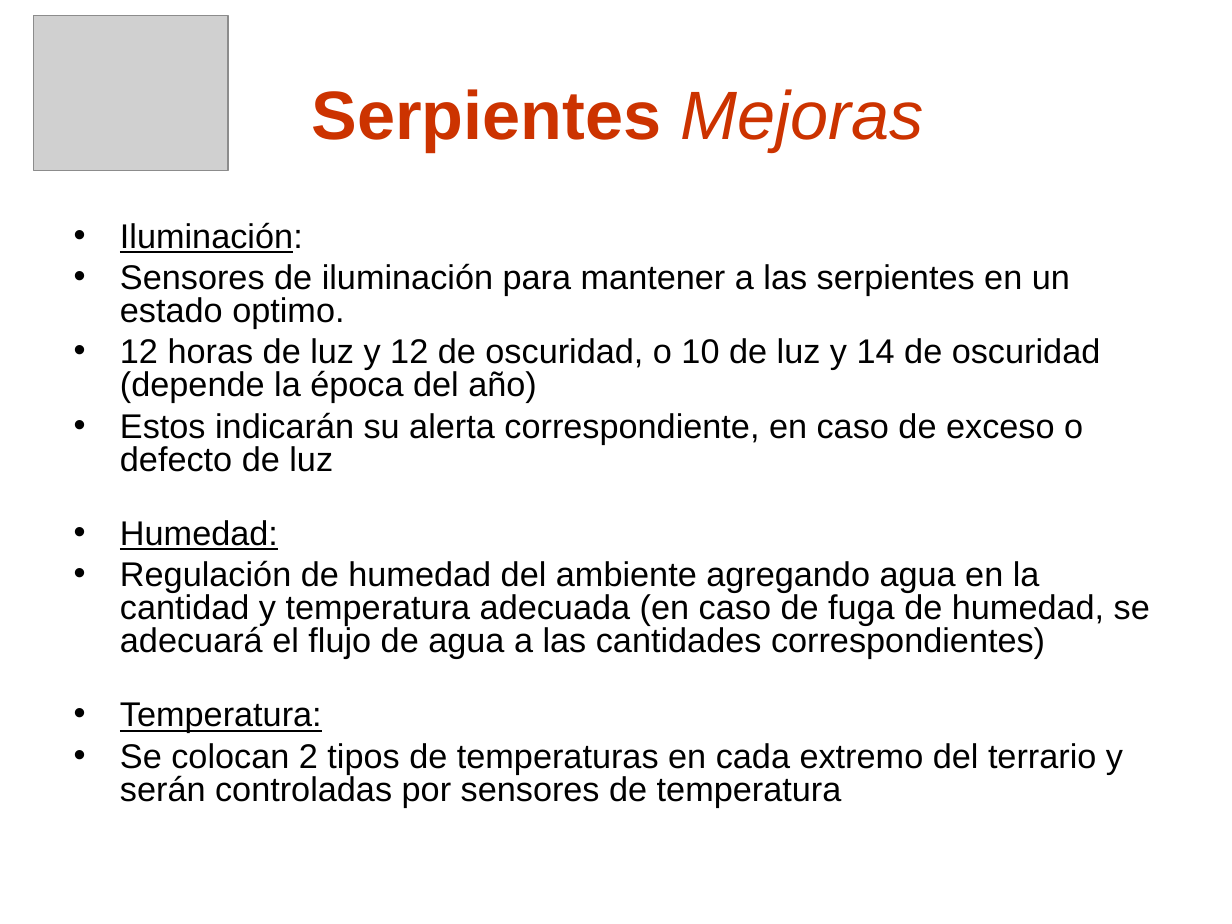
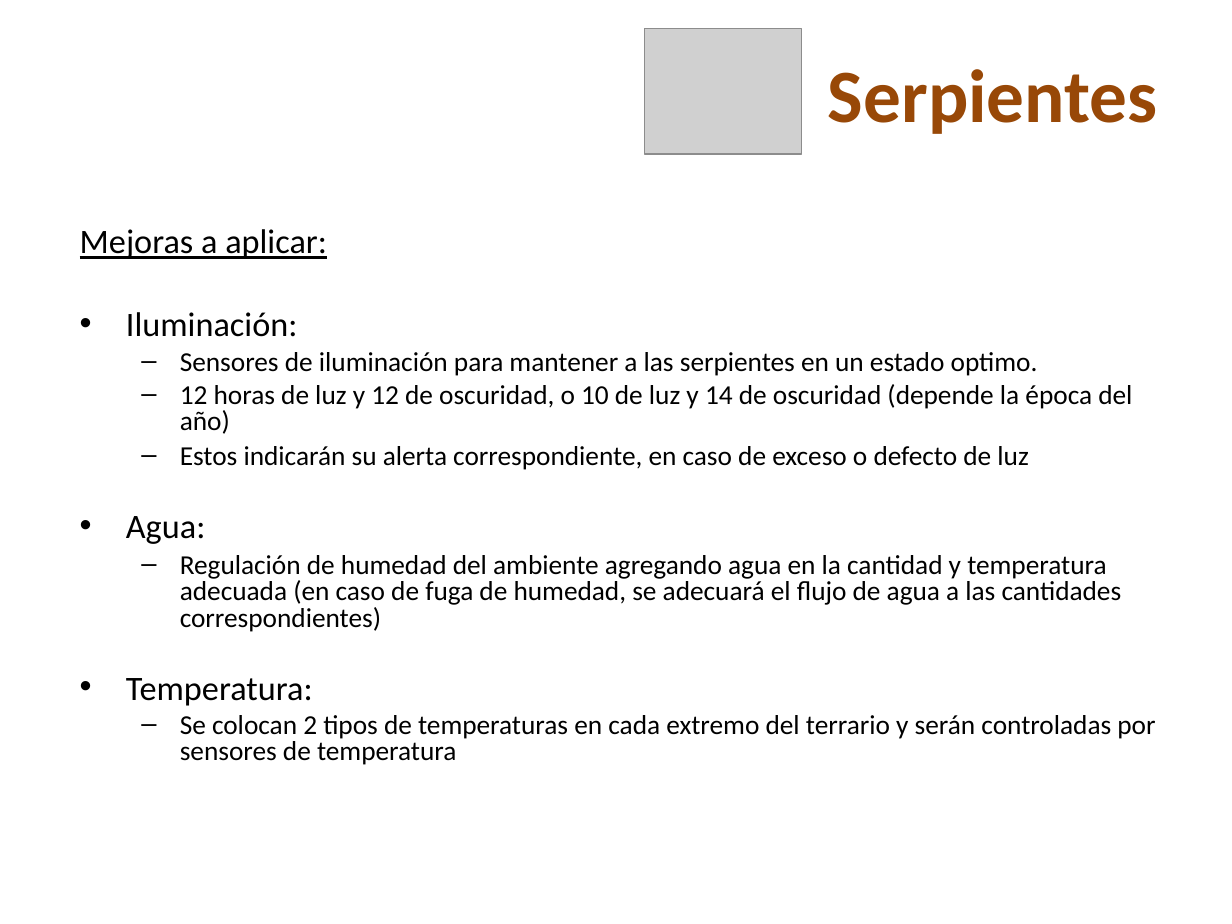
Before and after one commit to nicohen/taller-desarrollo-proyectos-i, a slide deck: slide 16 of Presentaciones/Demo Gerencial.ppt (slide 9 before the commit). Drawn at 1232x924 pixels with LibreOffice and Linux fonts; fonts in the diff are those of the drawing; grey boxes stand for pictures; background and template pictures are left out. Boxes give left, top, right and bottom in pixels: in the first picture for what was removed or moved away, otherwise in the second. Text is boxed around its words. In the diff, an @@ line names an element or a change of style, - is before the commit and + after.

```diff
--- a/Presentaciones/Demo Gerencial.ppt
+++ b/Presentaciones/Demo Gerencial.ppt
@@ picture: place and size @@
-picture at box(33, 16, 228, 171)
+picture at box(644, 28, 801, 154)
@@ title at box(828, 69, 1158, 134): text changed; size 40 to 44 pt; font Arial to Calibri; text colour #CC3300 to #984807 @@
-Serpientes Mejoras
+Serpientes
@@ text at box(80, 229, 327, 259): paragraph added @@
+Mejoras a aplicar:
@@ text at box(126, 312, 1155, 765): font Arial to Calibri, size 20 to 16 pt; underline off in "Iluminación:", "Temperatura:"; bullet • to –; list level 1 to 2 in "Sensores de iluminación para mantener ..."; list level 1 to 2 in "12 horas de luz y ..."; list level 1 to 2 in "Estos indicarán su alerta correspondiente, ..."; list level 1 to 2 in "Regulación de humedad del ambiente ..."; list level 1 to 2 in "Se colocan 2 tipos de ..." @@
@@ text at box(126, 516, 205, 544): text changed; font Arial to Calibri @@
-• Humedad:
+• Agua:
```
Also in this commit, not shown: 13 other slides changed, 10 slides added, 4 slides removed.
